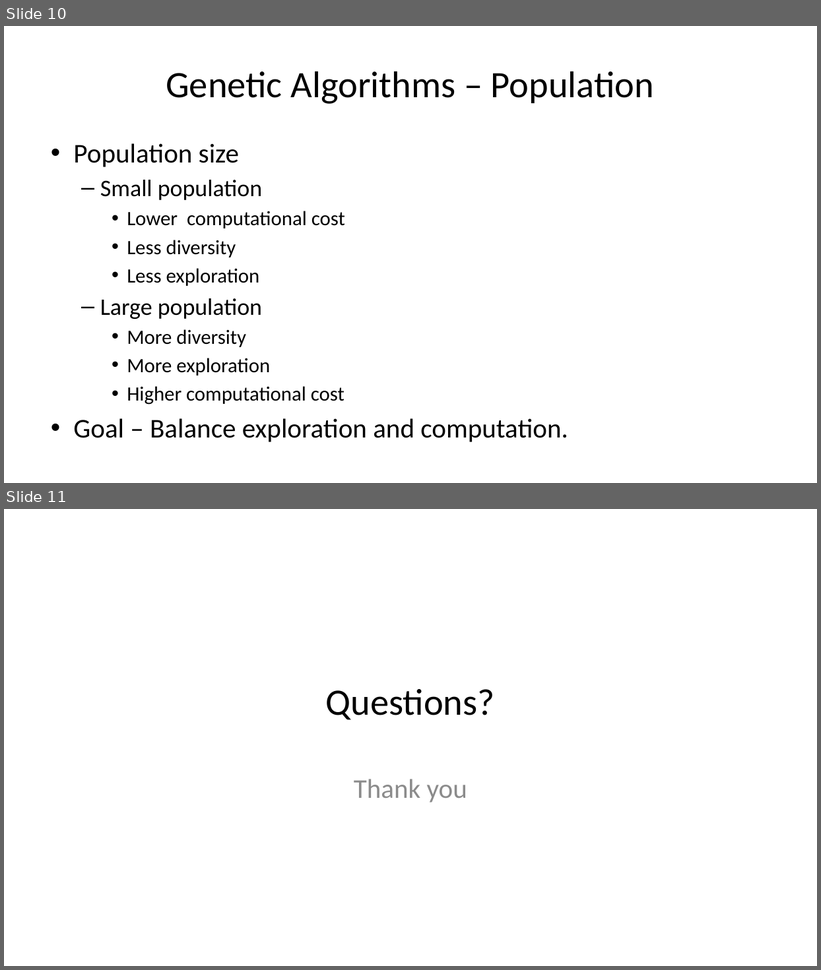
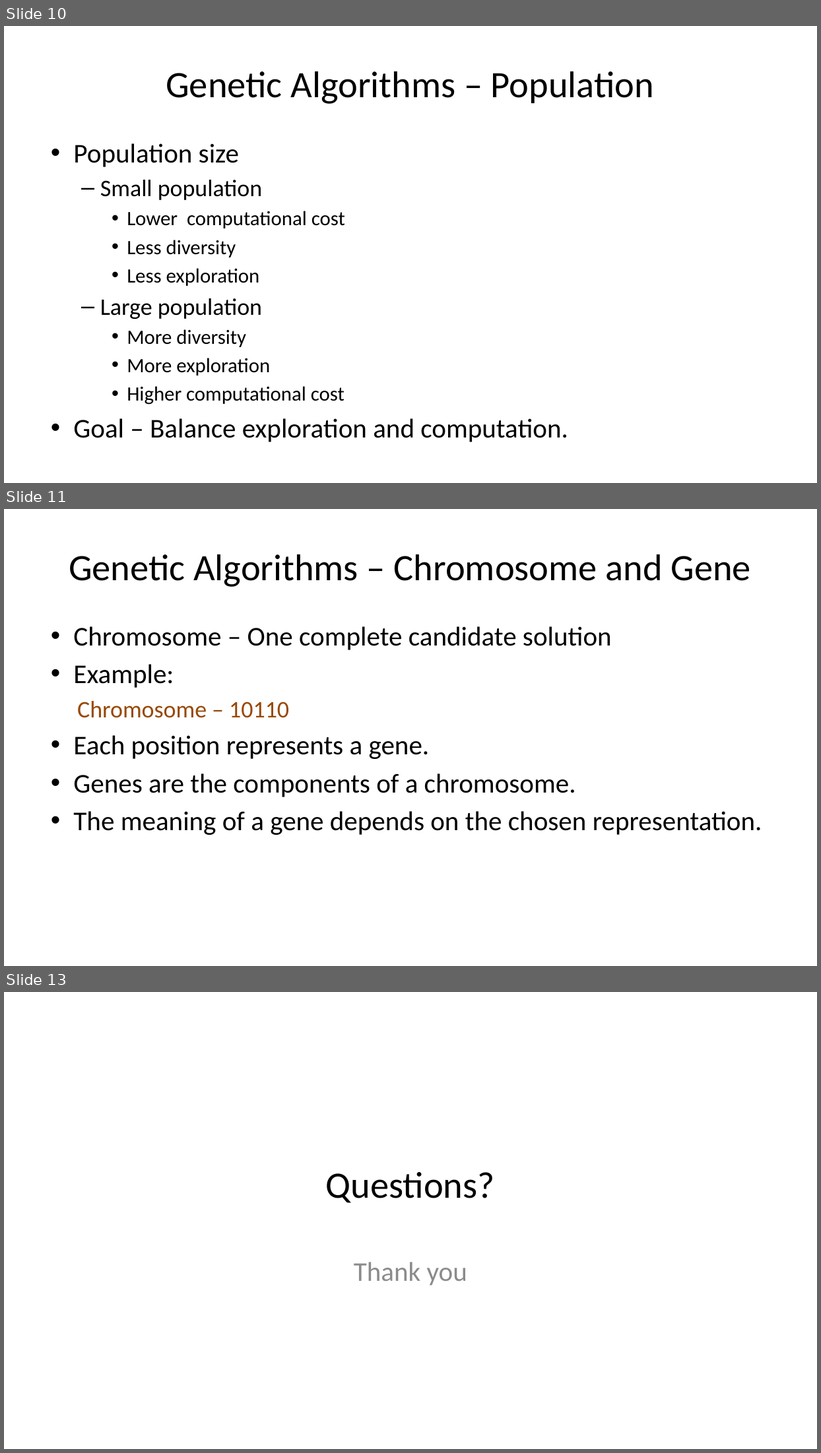
Before and after one commit to look4pritam/GeneticAlgorithm, a slide deck: Presentations/GeneticAlgorithms.pptx. Shown one above the other, each under a label of ours: slides 10 and 11 before the commit, slides 10, 11 and 13 after it; the slides between them are not shown. The pictures are 821x970 and 821x1453 pixels, drawn with LibreOffice and Linux fonts; fonts in the diff are those of the drawing. Boxes give left, top, right and bottom in pixels: in the first picture for what was removed or moved away, otherwise in the second. Text is boxed around its words. In the diff, an @@ line names an element or a change of style, - is before the commit and + after.

```diff
--- a/Presentations/GeneticAlgorithms.pptx
+++ b/Presentations/GeneticAlgorithms.pptx
@@ slide 11 added at [4,509,817,966], background #FFFFFF @@
@@ title added at [69,554,751,587], 44 pt, text #000000 @@
+Genetic Algorithms – Chromosome and Gene
@@ text added at [73,626,762,835], 32 pt, text #000000 @@
+• Chromosome – One complete candidate solution
+• Example:
+  Chromosome – 10110
+• Each position represents a gene.
+• Genes are the components of a chromosome.
+• The meaning of a gene depends on the chosen representation.
@@ what was slide 11 is now slide 13 @@
```
Also in this commit, not shown: 1 slide changed, 1 other slide added.
